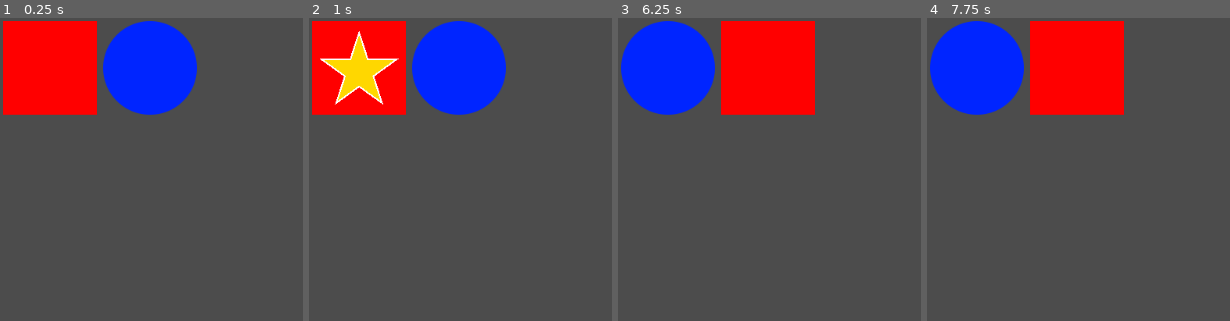
Above: before the commit, frames 1-4 (left to right).
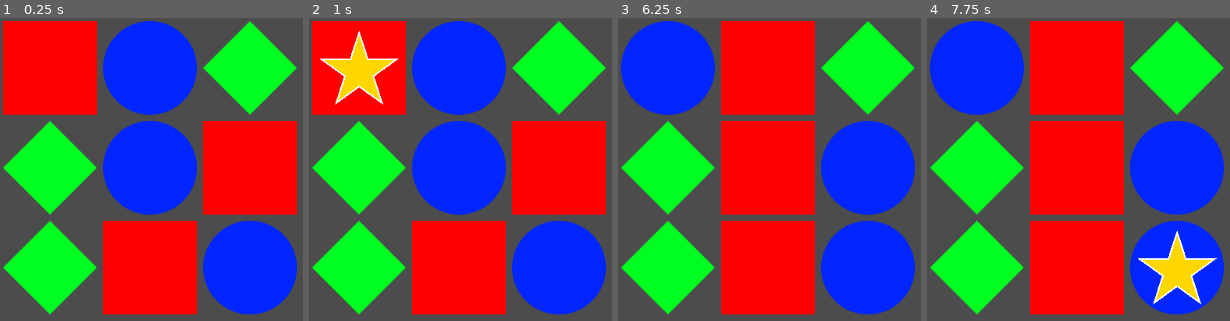
Above: after the commit, the same moments.

Repository: Boivin92/ludum45
Game: Godot game, scene res://Grid/Grid.tscn
Two runs of this game, one before a commit and one after it. Both use one fixed random seed, a clock stepped at 60 frames per second and the inputs below. The project has no main scene, so this scene is started directly.
Inputs (mouse positions are in pixels of both pictures, inside the frame that each line leads up to):
- Up to frame 1 (0.25 s): no input
- Up to frame 2 (1 s): tap Enter (ui_accept) at 0.5, 0.77 s; move the mouse to (360, 66) at 0.52 s; click (360, 66) at 0.67 s
- Up to frame 3 (6.25 s): tap Enter (ui_accept) at 1.25, 1.52, 2, 2.75, 3.02, 3.5, 3.77, 4.25, 4.52, 6.02 s; move the mouse to (769, 66) at 1.27 s; click (769, 66) at 1.42 s; move the mouse to (outside the picture) at 2.02 s; click (outside the picture) at 2.17 s; move the mouse to (outside the picture) at 2.77 s; click (outside the picture) at 2.92 s; move the mouse to (outside the picture) at 3.52 s; click (outside the picture) at 3.67 s; move the mouse to (778, 181) at 4.27 s; click (778, 181) at 4.42 s; move the mouse to (outside the picture) at 5.02 s; click (outside the picture) at 5.17 s; move the mouse to (896, 136) at 5.77 s; click (896, 136) at 5.92 s
- Up to frame 4 (7.75 s): move the mouse to (outside the picture) at 6.52 s; click (outside the picture) at 6.67 s; tap Enter (ui_accept) at 6.77, 7.52 s; move the mouse to (1166, 275) at 7.27 s; click (1166, 275) at 7.42 s

The runs differ from the first frame. In frame 1, 49% of the frame differs, in the area x 0-99%, y 0-99%; in frame 2, 49%; in frame 3, 49%; in frame 4, 49%.

Commit message:
Détection des match de gemmes

Diff:
--- a/Grid/Gem/Gem.gd
+++ b/Grid/Gem/Gem.gd
@@ -3,6 +3,9 @@
 extends TextureRect
 
 export(Vector2) var coords setget set_coords, get_coords
+
+enum Types { Ruby, Sapphire, Emerald }
+export(Types) var type
 
 signal gem_selected(gem)
 
@@ -16,8 +19,33 @@
 
 
 func set_highlight(highlighted: bool) -> void:
-	$Highlight.visible = highlighted
+	$Offset/Highlight.visible = highlighted
+
+
+func check_matches() -> bool:
+	var neighbour_up = $Offset/Area2D/RayCastUp.get_collider()
+	var neighbour_down = $Offset/Area2D/RayCastDown.get_collider()
+	if neighbour_up != null and neighbour_down != null:
+		var gem_up = neighbour_up.find_parent("Gem*")
+		var gem_down = neighbour_down.find_parent("Gem*")
+		if gem_up.type == self.type and gem_down.type == self.type:
+			return true
+
+	var neighbour_left = $Offset/Area2D/RayCastLeft.get_collider()
+	var neighbour_right = $Offset/Area2D/RayCastRight.get_collider()
+	if neighbour_left != null and neighbour_right != null:
+		var gem_left = neighbour_left.find_parent("Gem*")
+		var gem_right = neighbour_right.find_parent("Gem*")
+		if gem_left.type == self.type and gem_right.type == self.type:
+			return true
+
+	return false
+
 
 func _gui_input(event: InputEvent) -> void:
 	if event.is_action_released("ui_select"):
 		emit_signal("gem_selected", self)
+
+
+#func _ready() -> void:
+#	$Offset/Area2D/RayCastUp.add_exception(self)
--- a/Grid/Gem/Gem.tscn
+++ b/Grid/Gem/Gem.tscn
@@ -1,14 +1,48 @@
-[gd_scene load_steps=3 format=2]
+[gd_scene load_steps=4 format=2]
 
 [ext_resource path="res://Grid/Gem/Gem.gd" type="Script" id=1]
 [ext_resource path="res://Grid/Gem/Highlight.tres" type="Texture" id=2]
 
+[sub_resource type="RectangleShape2D" id=1]
+extents = Vector2( 60, 60 )
+
 [node name="Gem" type="TextureRect"]
 script = ExtResource( 1 )
 
-[node name="Highlight" type="Sprite" parent="."]
+[node name="Offset" type="Node2D" parent="."]
+position = Vector2( 64, 64 )
+
+[node name="Highlight" type="Sprite" parent="Offset"]
 visible = false
 texture = ExtResource( 2 )
-centered = false
 
-[node name="Tween" type="Tween" parent="."]
+[node name="Tween" type="Tween" parent="Offset"]
+
+[node name="Area2D" type="Area2D" parent="Offset"]
+
+[node name="CollisionShape2D" type="CollisionShape2D" parent="Offset/Area2D"]
+shape = SubResource( 1 )
+
+[node name="RayCastUp" type="RayCast2D" parent="Offset/Area2D"]
+enabled = true
+cast_to = Vector2( 0, -128 )
+collide_with_areas = true
+collide_with_bodies = false
+
+[node name="RayCastDown" type="RayCast2D" parent="Offset/Area2D"]
+enabled = true
+cast_to = Vector2( 0, 128 )
+collide_with_areas = true
+collide_with_bodies = false
+
+[node name="RayCastLeft" type="RayCast2D" parent="Offset/Area2D"]
+enabled = true
+cast_to = Vector2( -128, 0 )
+collide_with_areas = true
+collide_with_bodies = false
+
+[node name="RayCastRight" type="RayCast2D" parent="Offset/Area2D"]
+enabled = true
+cast_to = Vector2( 128, 0 )
+collide_with_areas = true
+collide_with_bodies = false
--- a/Grid/Grid.gd
+++ b/Grid/Grid.gd
@@ -5,23 +5,44 @@
 
 var selected = null
 
-func is_adjacent(coord1: Vector2, coord2: Vector2) -> bool:
+func find_gem(coord: Vector2):
+	for gem in get_children():
+		if gem.coords == coord:
+			return gem
+	return null
+
+func can_swap(coord1: Vector2, coord2: Vector2) -> bool:
 	if selected == null:
 		return false
 	var delta = (coord1 - coord2).abs()
 	var distance_ortho = delta.x + delta.y
 	return distance_ortho == 1
 
+
+func try_swap(gem1, gem2) -> void:
+	if not can_swap(gem1.coords, gem2.coords):
+		return
+	var temp = gem1.coords
+	gem1.coords = gem2.coords
+	gem2.coords = temp
+	yield(get_tree(), "idle_frame")
+	match_gems()
+
+
+func match_gems():
+	for x in range(width):
+		for y in range(height):
+			var gem = find_gem(Vector2(x, y))
+			if gem.check_matches():
+				print("You win! (%d, %d)" % [x, y])
+
+
 func _on_gem_selected(gem) -> void:
+	gem.set_highlight(selected == null)
 	if selected == null:
+		gem.set_highlight(true)
 		selected = gem
-		gem.set_highlight(true)
-	elif is_adjacent(gem.get_coords(), selected.get_coords()):
+	else:
 		selected.set_highlight(false)
-		var temp = selected.get_coords()
-		selected.set_coords(gem.get_coords())
-		gem.set_coords(temp)
+		try_swap(selected, gem)
 		selected = null
-	else:
-		selected = null
-		gem.set_highlight(false)
--- a/Grid/Grid.tscn
+++ b/Grid/Grid.tscn
@@ -1,9 +1,10 @@
-[gd_scene load_steps=5 format=2]
+[gd_scene load_steps=6 format=2]
 
 [ext_resource path="res://Grid/Grid.gd" type="Script" id=1]
 [ext_resource path="res://Grid/Gem/Gem.tscn" type="PackedScene" id=2]
 [ext_resource path="res://Grid/Gem/Shape1.tres" type="Texture" id=3]
 [ext_resource path="res://Grid/Gem/Shape2.tres" type="Texture" id=4]
+[ext_resource path="res://Grid/Gem/Shape3.tres" type="Texture" id=5]
 
 [node name="Grid" type="Node2D"]
 script = ExtResource( 1 )
@@ -19,6 +20,72 @@
 margin_bottom = 128.0
 texture = ExtResource( 4 )
 coords = Vector2( 1, 0 )
+type = 1
+
+[node name="Gem3" parent="." instance=ExtResource( 2 )]
+margin_left = 256.0
+margin_right = 384.0
+margin_bottom = 128.0
+texture = ExtResource( 5 )
+coords = Vector2( 2, 0 )
+type = 2
+
+[node name="Gem4" parent="." instance=ExtResource( 2 )]
+margin_top = 128.0
+margin_right = 128.0
+margin_bottom = 256.0
+texture = ExtResource( 5 )
+coords = Vector2( 0, 1 )
+type = 2
+
+[node name="Gem5" parent="." instance=ExtResource( 2 )]
+margin_left = 128.0
+margin_top = 128.0
+margin_right = 256.0
+margin_bottom = 256.0
+texture = ExtResource( 4 )
+coords = Vector2( 1, 1 )
+type = 1
+
+[node name="Gem6" parent="." instance=ExtResource( 2 )]
+margin_left = 256.0
+margin_top = 128.0
+margin_right = 384.0
+margin_bottom = 256.0
+texture = ExtResource( 3 )
+coords = Vector2( 2, 1 )
+
+[node name="Gem7" parent="." instance=ExtResource( 2 )]
+margin_top = 256.0
+margin_right = 128.0
+margin_bottom = 384.0
+texture = ExtResource( 5 )
+coords = Vector2( 0, 2 )
+type = 2
+
+[node name="Gem8" parent="." instance=ExtResource( 2 )]
+margin_left = 256.0
+margin_top = 256.0
+margin_right = 384.0
+margin_bottom = 384.0
+texture = ExtResource( 4 )
+coords = Vector2( 2, 2 )
+type = 1
+
+[node name="Gem9" parent="." instance=ExtResource( 2 )]
+margin_left = 128.0
+margin_top = 256.0
+margin_right = 256.0
+margin_bottom = 384.0
+texture = ExtResource( 3 )
+coords = Vector2( 1, 2 )
 
 [connection signal="gem_selected" from="Gem1" to="." method="_on_gem_selected"]
 [connection signal="gem_selected" from="Gem2" to="." method="_on_gem_selected"]
+[connection signal="gem_selected" from="Gem3" to="." method="_on_gem_selected"]
+[connection signal="gem_selected" from="Gem4" to="." method="_on_gem_selected"]
+[connection signal="gem_selected" from="Gem5" to="." method="_on_gem_selected"]
+[connection signal="gem_selected" from="Gem6" to="." method="_on_gem_selected"]
+[connection signal="gem_selected" from="Gem7" to="." method="_on_gem_selected"]
+[connection signal="gem_selected" from="Gem8" to="." method="_on_gem_selected"]
+[connection signal="gem_selected" from="Gem9" to="." method="_on_gem_selected"]
